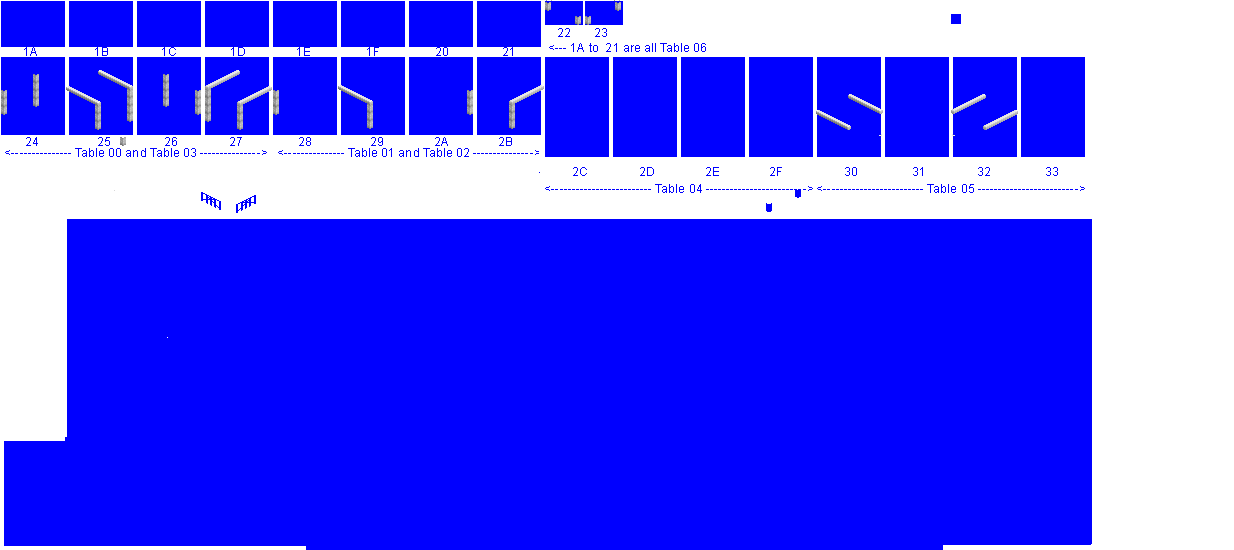
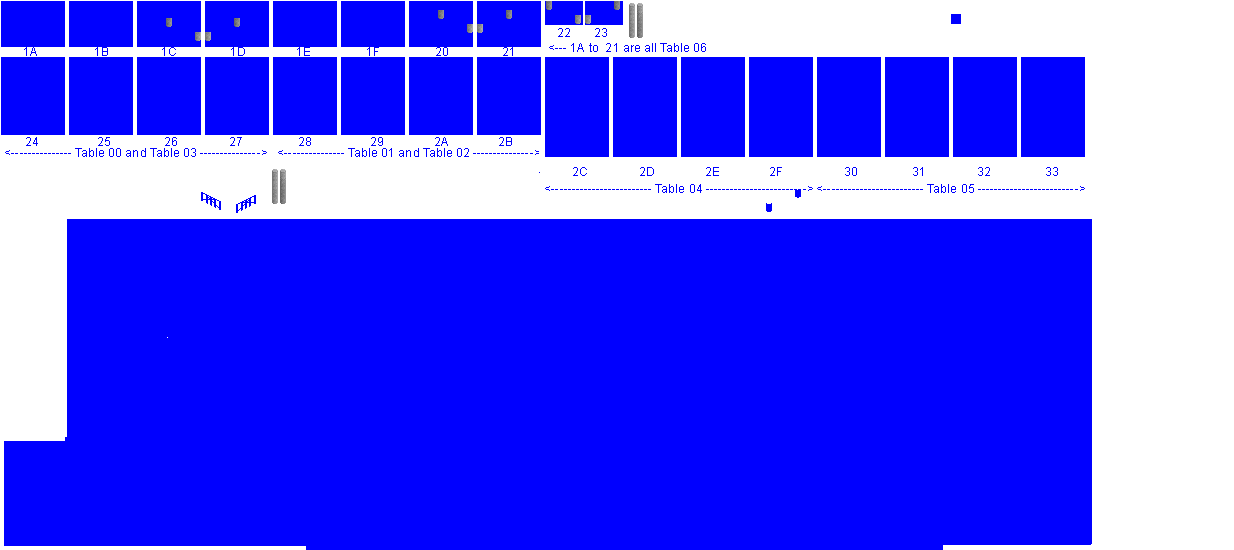
Two versions of the same layered image (1234px x 550px). Layer-by-layer changes:
added layer "erato susmon" above "Pasted Layer #2" over [166, 1, 643, 204]
hid "Pasted Layer" over [1, 0, 1018, 191]
